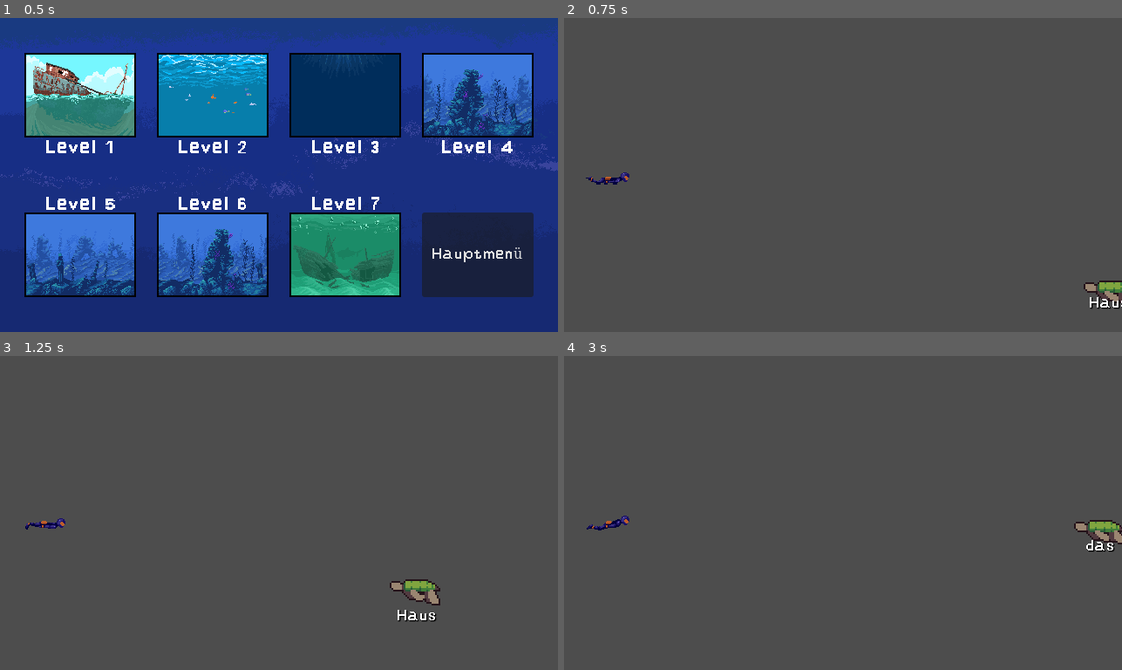
Above: before the commit, frames 1-4 (two rows, left to right).
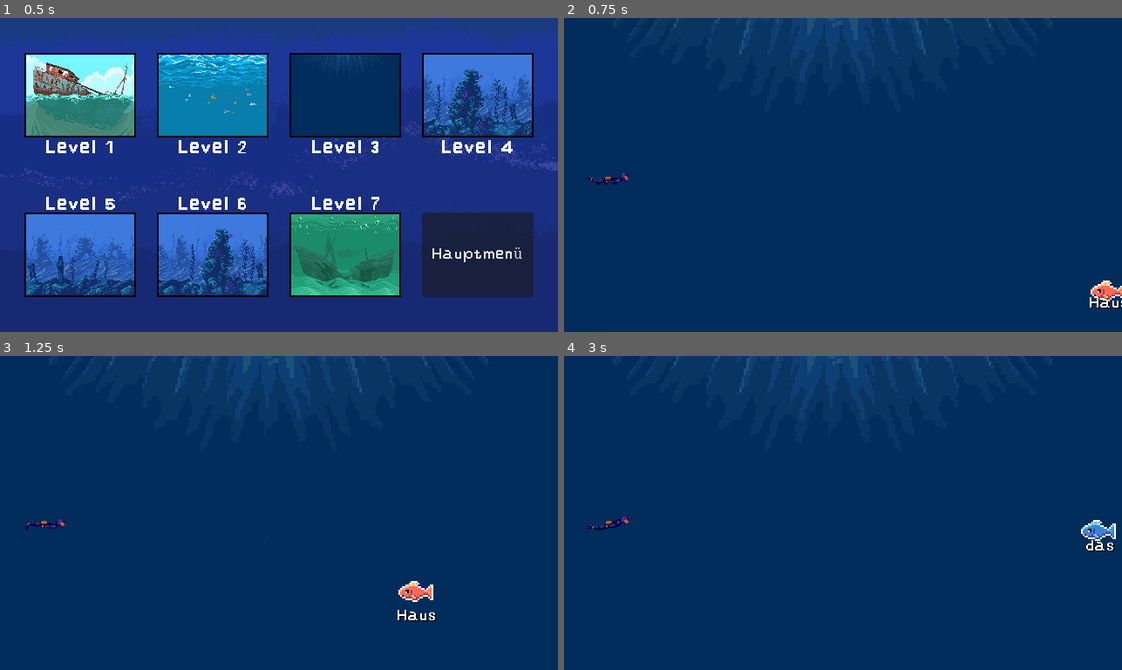
Above: after the commit, the same moments.

Repository: lehmius/typing-tides
Game: Godot game, scene res://scenes/level_select.tscn
Same seed, same stepped clock (60 frames per second), same inputs: the game is played once before the commit and once after it. This scene is started directly instead of the project's main scene. The engine's default icon, where the game draws it, is replaced by a stand-in: a white triangle on a blue panel in a dark square.
Inputs (mouse positions are in pixels of both pictures, inside the frame that each line leads up to):
- Up to frame 1 (0.5 s): no input
- Up to frame 2 (0.75 s): click "Hauptmenü" at 0.5 s
- Up to frame 3 (1.25 s): no input
- Up to frame 4 (3 s): tap Enter at 1.25 s; move the mouse to (965, 497) at 1.27 s; click (965, 497) at 1.42 s; move the mouse to (731, 528) at 2.02 s; click (731, 528) at 2.17 s; click "Nochmal" at 2.75 s

Frame 1 is identical in both runs. In frame 2, 100% of the frame differs, in the area x 0-100%, y 0-100%; in frame 3, 100%; in frame 4, 100%.
Error before the commit: Out of bounds get index '-1' (on base: 'Array[String]') (res://scripts/game_state_handler.gd:112)

Commit message:
Replaced load_scene_button with regular button node.

Diff:
--- a/scenes/level_select.tscn
+++ b/scenes/level_select.tscn
@@ -1,8 +1,7 @@
-[gd_scene load_steps=4 format=3 uid="uid://beifew10nwrqb"]
+[gd_scene load_steps=3 format=3 uid="uid://beifew10nwrqb"]
 
 [ext_resource type="Texture2D" uid="uid://d2hxgnukrh2jl" path="res://assets/levels/menu_screens/LevelSelection.png" id="1_3shnc"]
 [ext_resource type="Script" uid="uid://ofwl2cytcox0" path="res://scripts/level_select.gd" id="1_p0wlc"]
-[ext_resource type="PackedScene" uid="uid://bj0dl4fdchtp" path="res://scenes/load_scene_button.tscn" id="3_2epne"]
 
 [node name="LevelSelect" type="Control"]
 layout_mode = 3
@@ -80,17 +79,11 @@
 offset_right = 460.0
 offset_bottom = 320.0
 
-[node name="RestartButton" parent="ButtonContainer" instance=ExtResource("3_2epne")]
+[node name="Button-3" type="Button" parent="ButtonContainer"]
 custom_minimum_size = Vector2(128, 97)
 layout_mode = 0
-anchors_preset = 0
-anchor_right = 0.0
-anchor_bottom = 0.0
 offset_left = 484.0
 offset_top = 223.0
-offset_right = 572.0
-offset_bottom = 280.0
-grow_horizontal = 1
-grow_vertical = 1
+offset_right = 612.0
+offset_bottom = 320.0
 text = "Hauptmenü"
-levelID = -3
